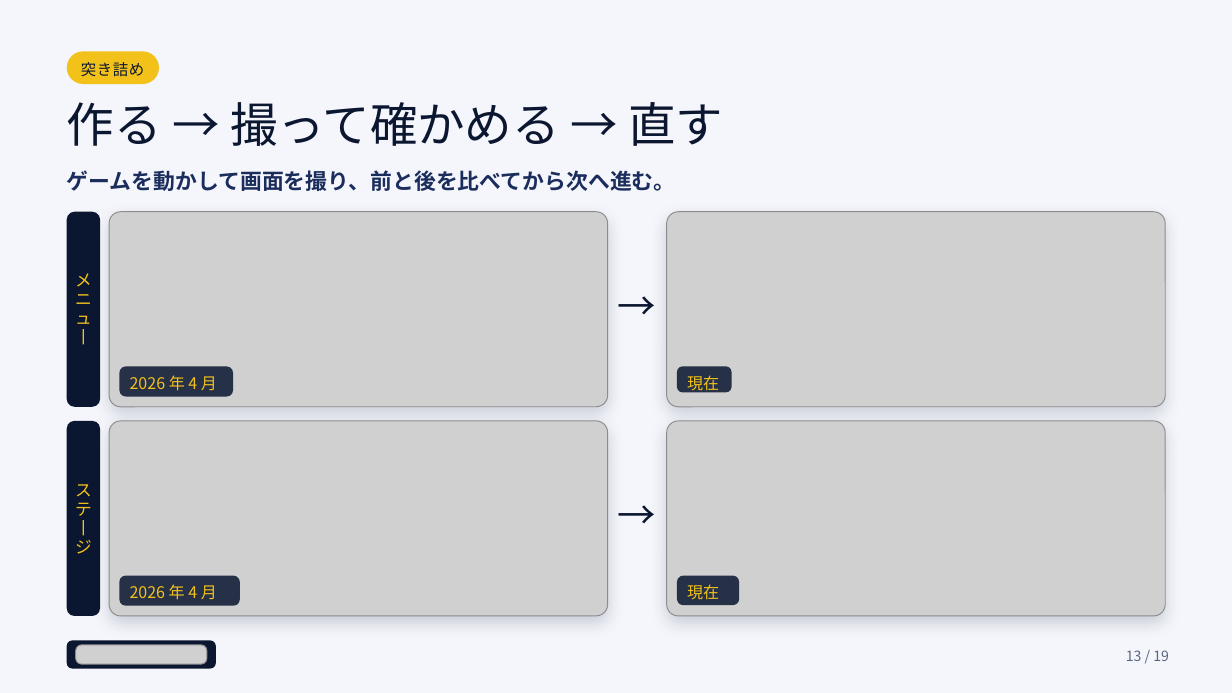
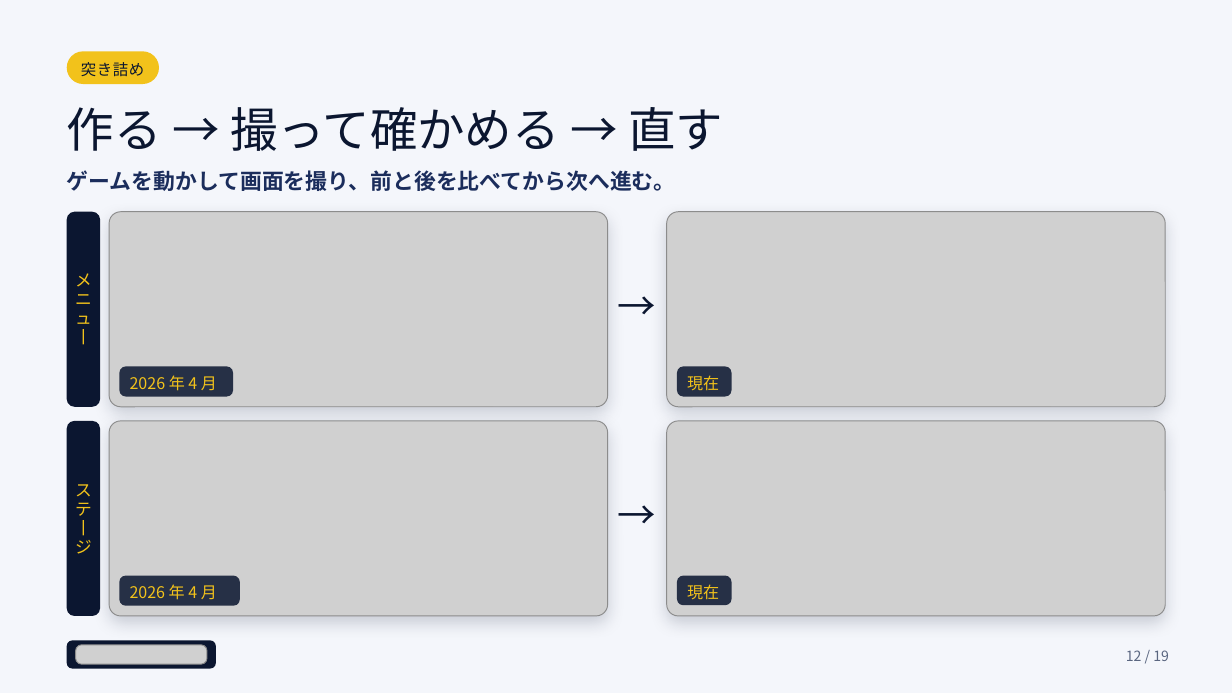
Before and after one commit to YuKatsumoto/AIQUIZ, a slide deck: slide 12 of AIQUIZ-Godot/docs/submission/02_アピール資料.pptx (slide 13 before the commit). Drawn at 1232x693 pixels with LibreOffice and Linux fonts; fonts in the diff are those of the drawing; grey boxes stand for pictures. Boxes give left, top, right and bottom in pixels: in the first picture for what was removed or moved away, otherwise in the second. Text is boxed around its words. In the diff, an @@ line names an element or a change of style, - is before the commit and + after.

```diff
--- a/AIQUIZ-Godot/docs/submission/02_アピール資料.pptx
+++ b/AIQUIZ-Godot/docs/submission/02_アピール資料.pptx
@@ text "作る → 撮って確かめる → 直す": place and size @@
-text "作る → 撮って確かめる → 直す" at [67, 102, 723, 146]
+text "作る → 撮って確かめる → 直す" at [67, 107, 723, 151]
@@ rounded rectangle: place and size @@
-rounded rectangle at [677, 367, 732, 393]
+rounded rectangle at [677, 367, 732, 397]
@@ rounded rectangle: place and size @@
-rounded rectangle at [677, 576, 739, 605]
+rounded rectangle at [677, 576, 732, 605]
@@ page number at [1126, 650, 1169, 661]: text changed @@
-13 / 19
+12 / 19
```
Also in this commit, not shown: 6 other slides changed, 1 slide removed, 39 other files.
